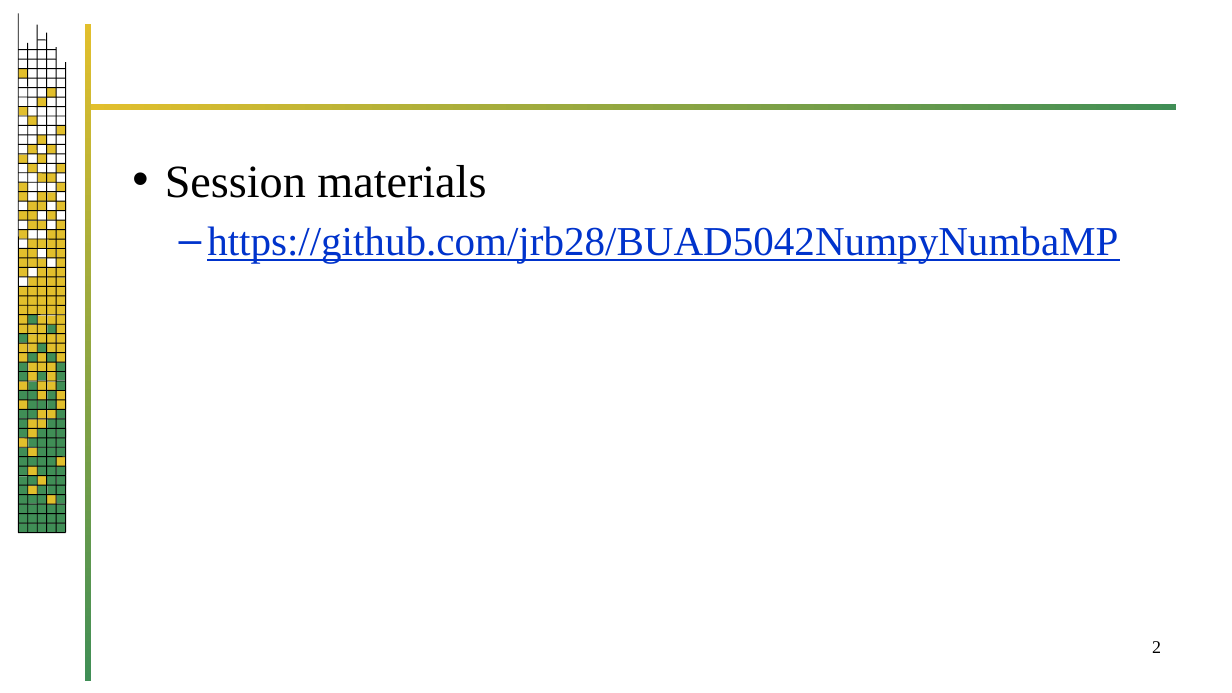
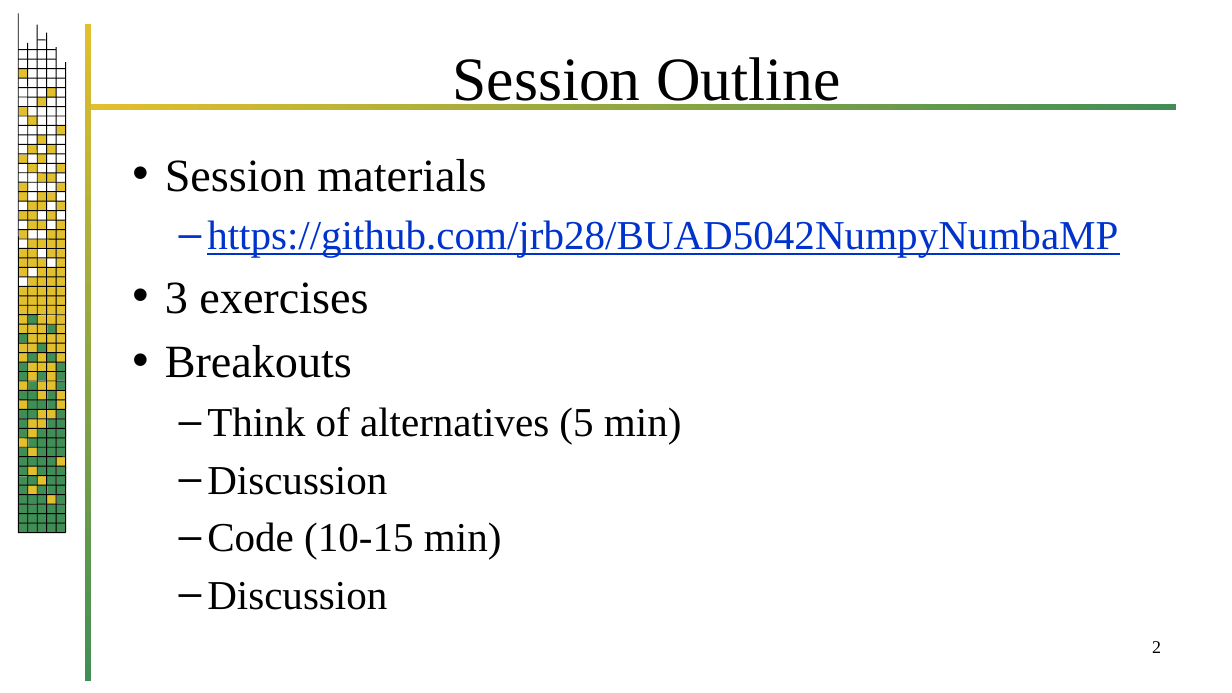
Before and after one commit to jrb28/BUAD5042NumpyNumbaMP, a slide deck: slide 2 of numpy_egs.pptx. Drawn at 1232x693 pixels with LibreOffice and Linux fonts; fonts in the diff are those of the drawing; background and template pictures are left out. Boxes give left, top, right and bottom in pixels: in the first picture for what was removed or moved away, otherwise in the second. Text is boxed around its words. In the diff, an @@ line names an element or a change of style, - is before the commit and + after.

```diff
--- a/numpy_egs.pptx
+++ b/numpy_egs.pptx
@@ title added at box(453, 57, 841, 110), 48 pt, text #000000 @@
+Session Outline
@@ text at box(165, 282, 682, 610): paragraphs added @@
+• 3 exercises
+• Breakouts
+  – Think of alternatives (5 min)
+  – Discussion
+  – Code (10-15 min)
+  – Discussion
```
